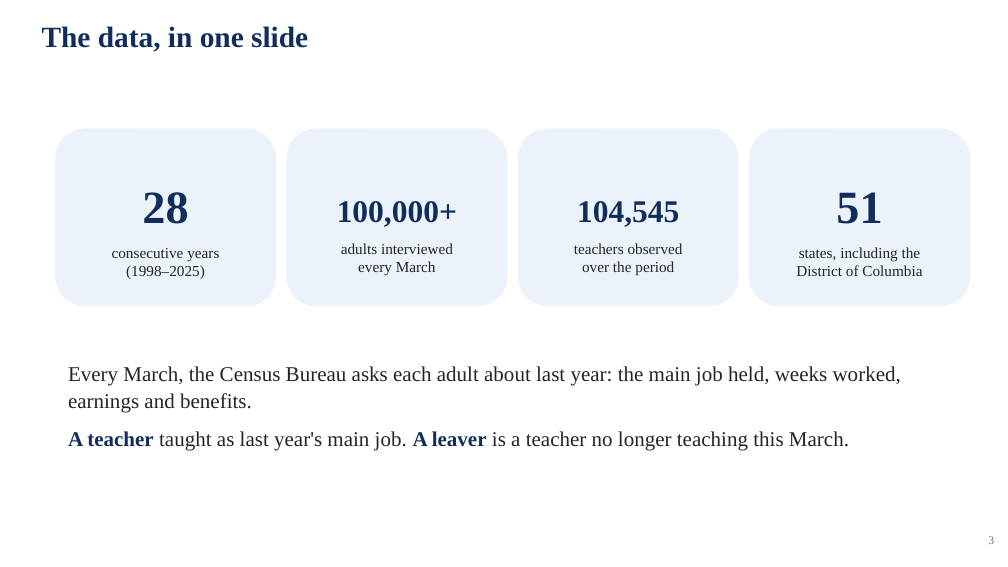
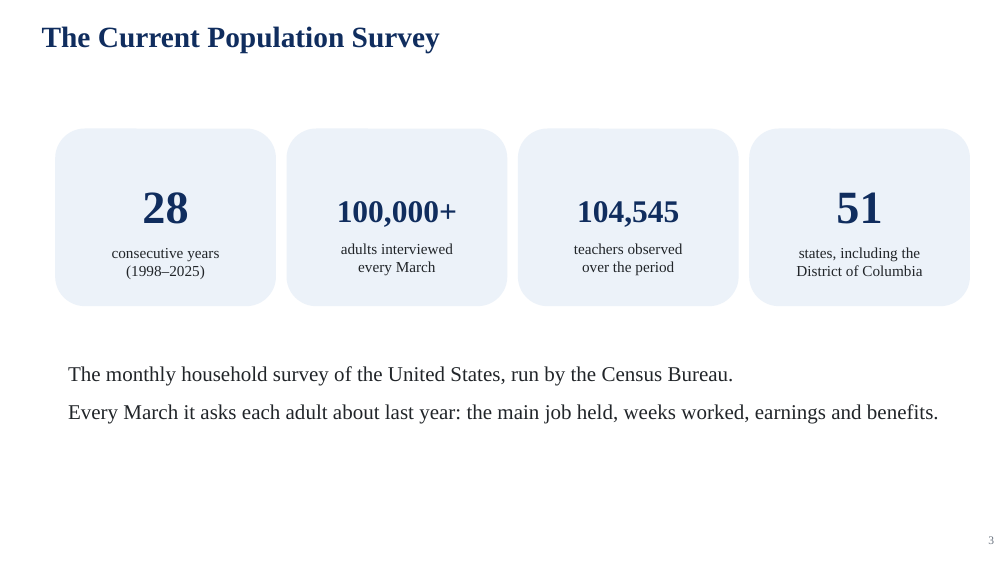
Before and after one commit to jedr1-ship-it/Alternative-Pathways----Quant, a slide deck: slide 3 of report/data_cluster/Proyect_US_policy.pptx. Drawn at 1008x567 pixels with LibreOffice and Linux fonts; fonts in the diff are those of the drawing. Boxes give left, top, right and bottom in pixels: in the first picture for what was removed or moved away, otherwise in the second. Text is boxed around its words. In the diff, an @@ line names an element or a change of style, - is before the commit and + after.

```diff
--- a/report/data_cluster/Proyect_US_policy.pptx
+++ b/report/data_cluster/Proyect_US_policy.pptx
@@ text at bbox=[42, 26, 440, 53]: text changed @@
-The data, in one slide
+The Current Population Survey
@@ text at bbox=[68, 366, 939, 423]: text changed @@
-Every March, the Census Bureau asks each adult about last year: the main job held, weeks worked, earnings and benefits.
-A teacher taught as last year's main job. A leaver is a teacher no longer teaching this March.
+The monthly household survey of the United States, run by the Census Bureau.
+Every March it asks each adult about last year: the main job held, weeks worked, earnings and benefits.
```
Also in this commit, not shown: 13 other slides changed, 11 slides added, 4 slides removed, 1 other file.
